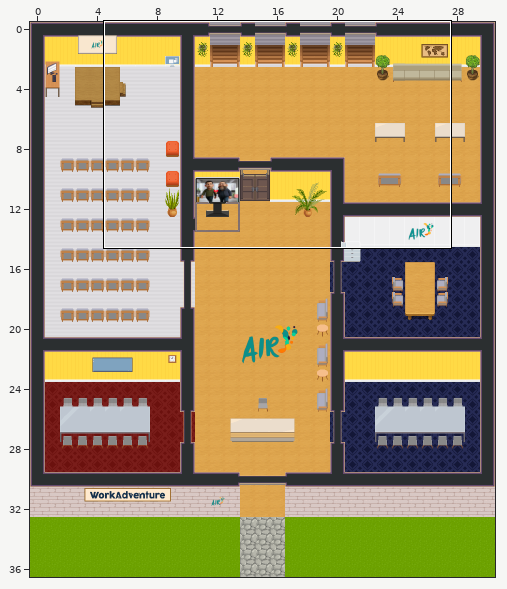
An edit to a level. Tiled map (JSON), hall.tmj. Above, an overview of the earlier version with the close-up marked.
Close-up. The starting point:
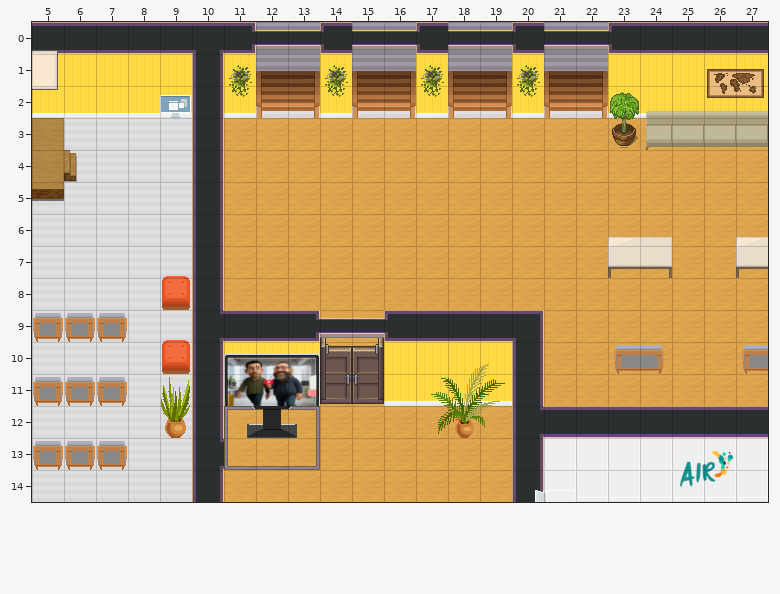
Cells are 32x32 px. Shown: x 5..27, y 0..14.
And afterwards:
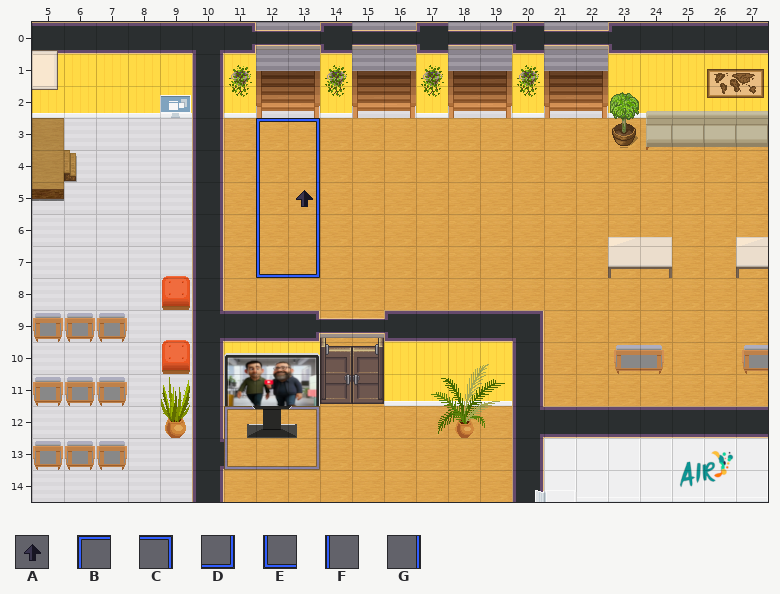
Key: from "WA_User_Interface": A 31, B 187, C 188, D 189, E 190, F 193, G 194.
_ is an empty cell.
Tiles of an added or newly shown layer are drawn over the layers below it.
The author wrote: Ajouter de nouvelles couches et objets dans hall.tmj pour enrichir la carte
Edits made:
{"where": "layer \"floor/floor2\""}
{"y":3,"x":12,"old":"__","new":"BC"}
{"y":4,"x":12,"old":"__","new":"FG"}
{"y":5,"x":12,"old":"__","new":"FG"}
{"y":6,"x":12,"old":"__","new":"FG"}
{"y":7,"x":12,"old":"__","new":"ED"}
{"where": "layer \"floor/Calque de Tuiles 16\" (added)"}
{"y":5,"x":13,"old":"_","new":"A"}
{"label":"added","picture_box":[256,118,320,278]}
